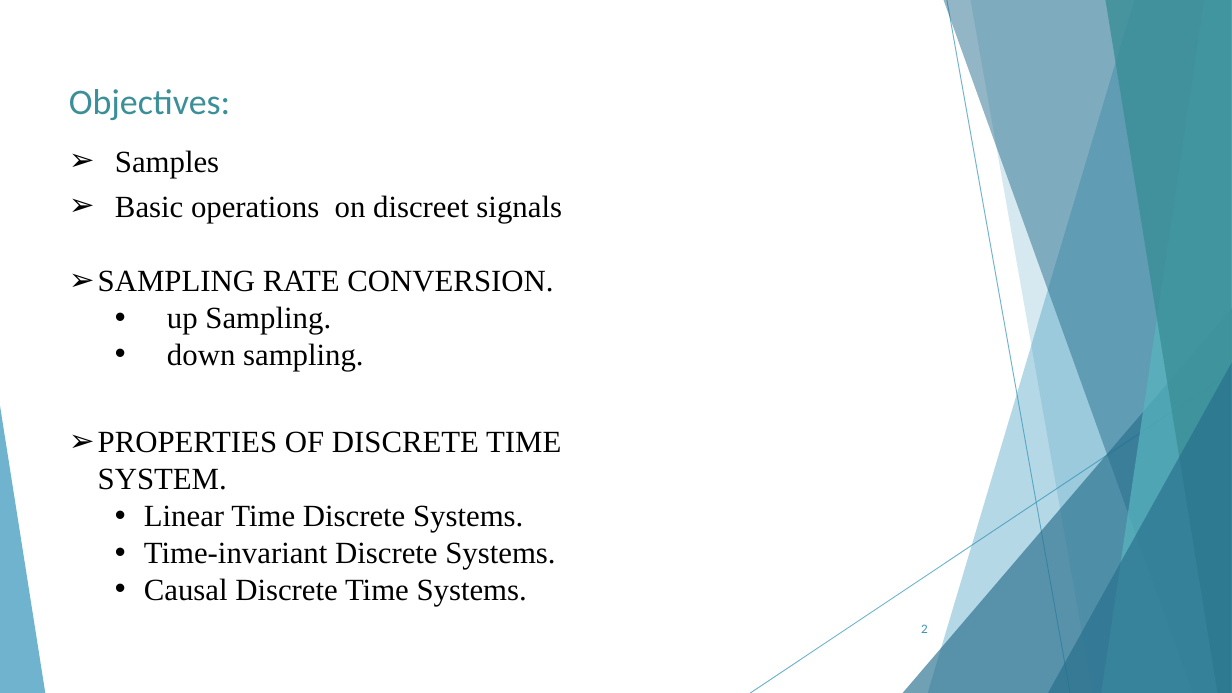
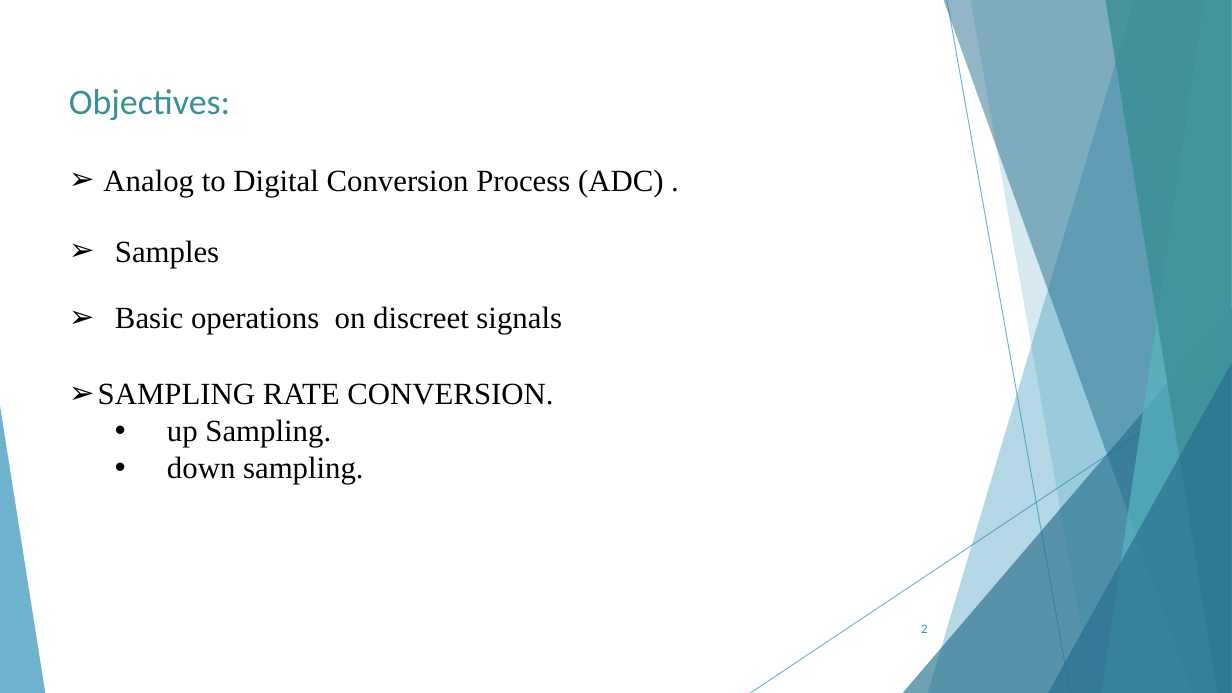
Before and after one commit to AhMjOU/DSP2, a slide deck: slide 2 of lec2.pptx. Drawn at 1232x693 pixels with LibreOffice and Linux fonts; fonts in the diff are those of the drawing. Boxes give left, top, right and bottom in pixels: in the first picture for what was removed or moved away, otherwise in the second. Text is boxed around its words. In the diff, an @@ line names an element or a change of style, - is before the commit and + after.

```diff
--- a/lec2.pptx
+++ b/lec2.pptx
@@ text added at bbox=[103, 169, 664, 197], 24 pt, text #000000 @@
+➢ Analog to Digital Conversion Process (ADC) .
@@ text "Samples": place and size @@
-text "Samples" at bbox=[115, 150, 219, 178]
+text "Samples" at bbox=[115, 240, 219, 268]
@@ text "Basic operations on discreet signals": place and size @@
-text "Basic operations on discreet signals" at bbox=[115, 195, 562, 223]
+text "Basic operations on discreet signals" at bbox=[115, 306, 562, 335]
@@ text "SAMPLING RATE CONVERSION.": place and size @@
-text "SAMPLING RATE CONVERSION." at bbox=[98, 270, 553, 371]
+text "SAMPLING RATE CONVERSION." at bbox=[98, 383, 553, 484]
@@ text removed at bbox=[98, 431, 561, 606] @@
-➢ PROPERTIES OF DISCRETE TIME SYSTEM.
-  • Linear Time Discrete Systems.
-  • Time-invariant Discrete Systems.
-  • Causal Discrete Time Systems.
```
Also in this commit, not shown: 3 other slides changed, 8 slides added, 12 slides removed, 8 other files.
